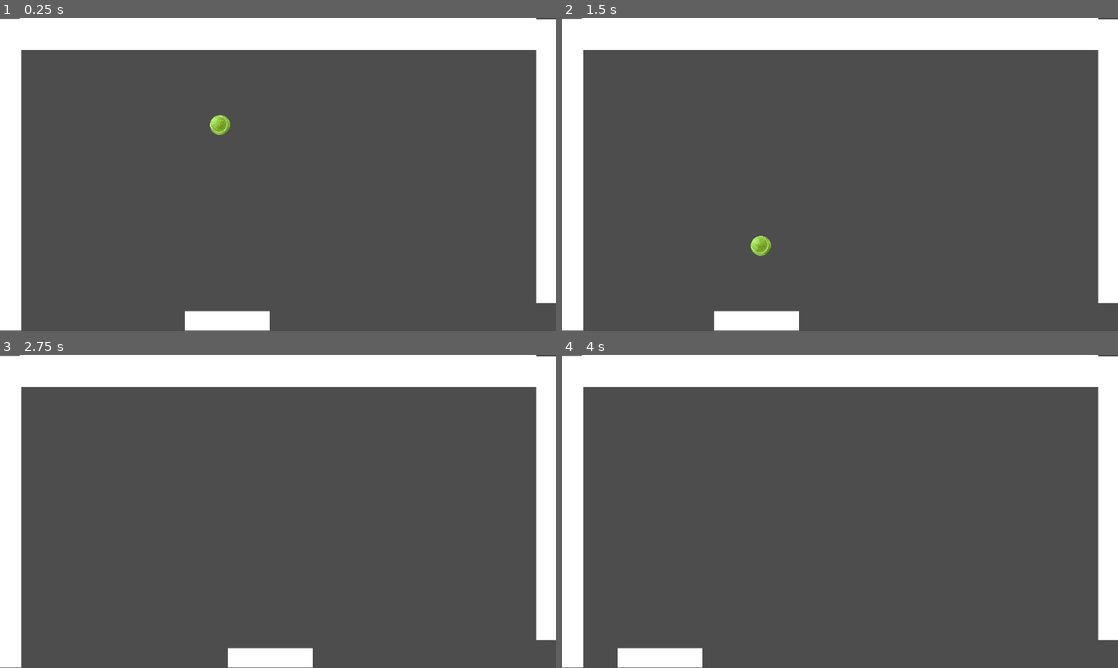
Above: before the commit, frames 1-4 (two rows, left to right).
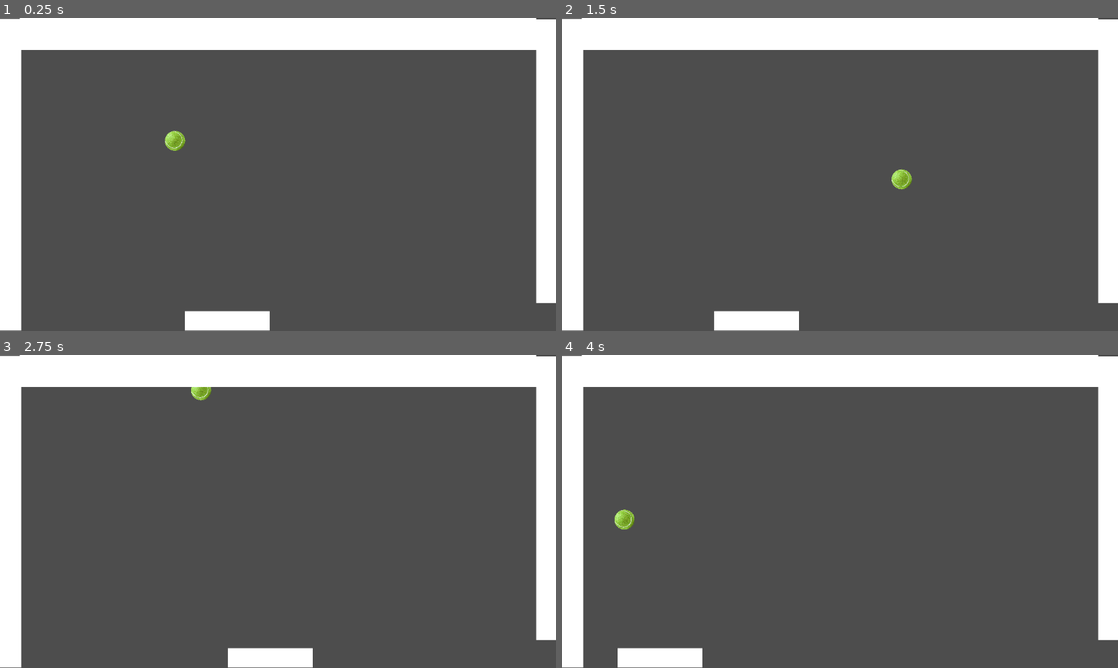
Above: after the commit, the same moments.

Repository: Parasaran-Python/cricket
Game: Godot game, scene res://node_2d.tscn
Same seed, same stepped clock (60 frames per second), same inputs: the game is played once before the commit and once after it.
Inputs (mouse positions are in pixels of both pictures, inside the frame that each line leads up to):
- Up to frame 1 (0.25 s): no input
- Up to frame 2 (1.5 s): move the mouse to (962, 158) at 0.52 s; hold Right (ui_right) 0.53-1.25 s; click (962, 158) at 0.67 s; drag from (728, 190) to (812, 237) at 1.27 s
- Up to frame 3 (2.75 s): move the mouse to (333, 442) at 2.02 s; hold Right (ui_right) from 2.03 s (still down)
- Up to frame 4 (4 s): release Right (ui_right) at 2.75 s; drag from (812, 574) to (673, 464) at 2.77 s; move the mouse to (1006, 558) at 3.52 s; hold Left (ui_left) from 3.53 s (still down)

The runs differ from the first frame. In frame 1, 0.4% of the frame differs, in the area x 29-42%, y 30-43%; in frame 2, 0.4%, in the area x 33-63%, y 48-76%; in frame 3, 0.1%; in frame 4, 0.2%.

Commit message:
Increasing ball speed

Diff:
--- a/node_2d.tscn
+++ b/node_2d.tscn
@@ -53,7 +53,7 @@
 gravity_scale = 0.0
 max_contacts_reported = 9999999
 contact_monitor = true
-linear_velocity = Vector2(-600, 200)
+linear_velocity = Vector2(-1000, 340)
 linear_damp_mode = 1
 angular_velocity = 10.0
 angular_damp_mode = 1
